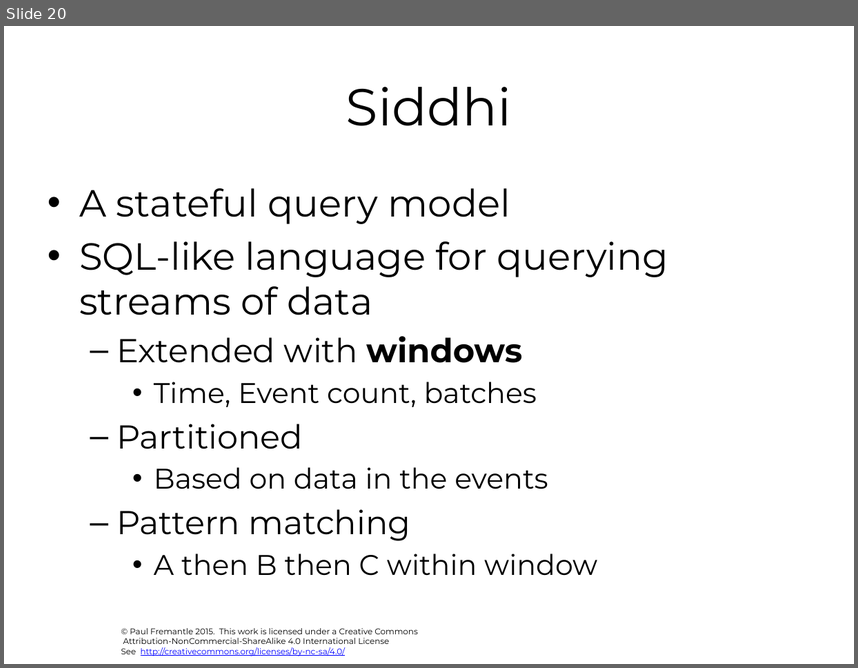
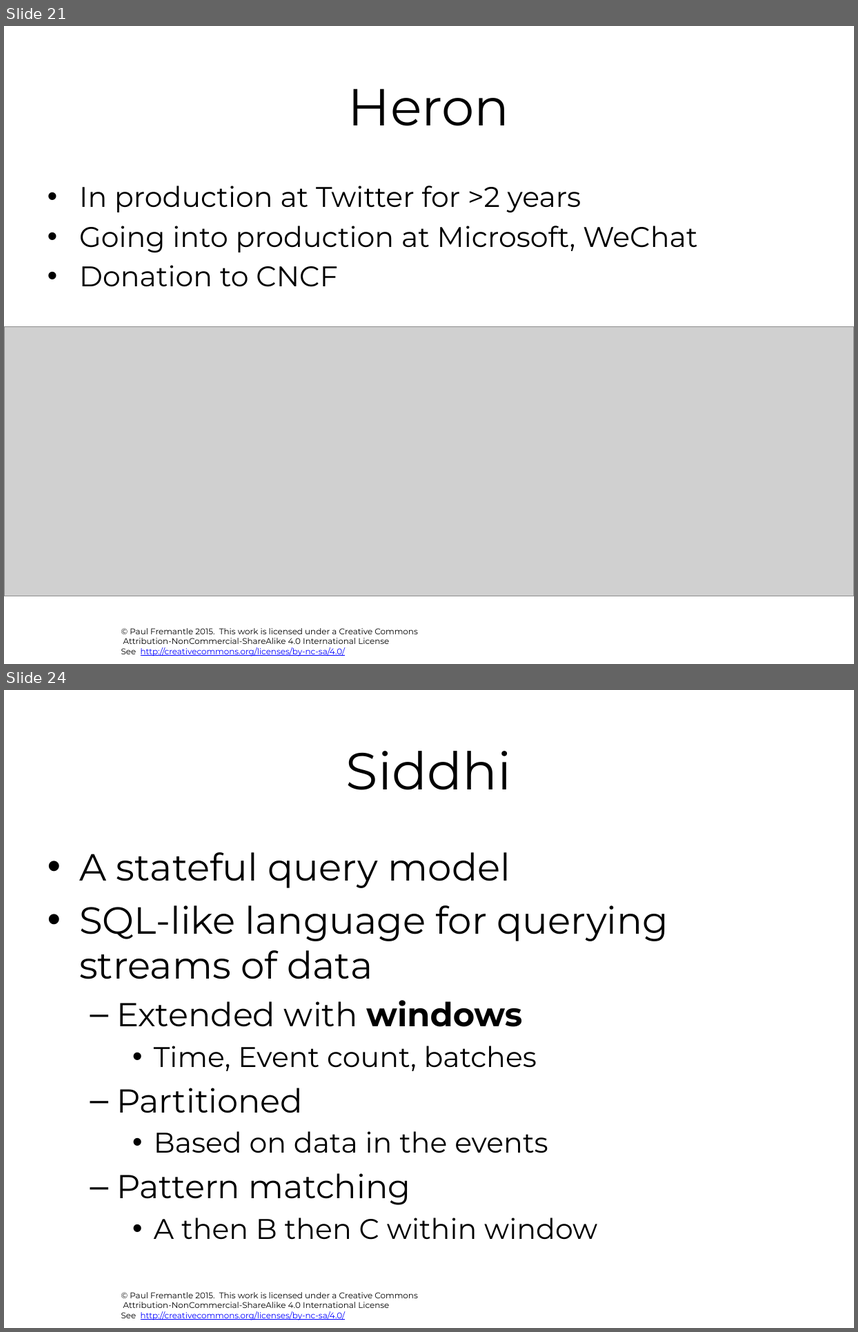
Before and after one commit to pzfreo/ox-clo, a slide deck: pres-source/11-realtime-bigdata.pptx. Shown one above the other, each under a label of ours: slide 20 before the commit, slides 21 and 24 after it; the slides between them are not shown. The pictures are 858x668 and 858x1332 pixels, drawn with LibreOffice and Linux fonts; fonts in the diff are those of the drawing; grey boxes stand for pictures; background and template pictures are left out. Boxes give left, top, right and bottom in pixels: in the first picture for what was removed or moved away, otherwise in the second. Text is boxed around its words. In the diff, an @@ line names an element or a change of style, - is before the commit and + after.

```diff
--- a/pres-source/11-realtime-bigdata.pptx
+++ b/pres-source/11-realtime-bigdata.pptx
@@ slide 21 added at <box>4,26,854,664</box>, background #FFFFFF; not listed: 1 template element that a slide beside it also shows @@
@@ title added at <box>348,89,510,126</box>, 44 pt, text #000000 @@
+Heron
@@ text added at <box>79,185,697,287</box>, 24 pt, text #000000 @@
+• In production at Twitter for >2 years
+• Going into production at Microsoft, WeChat
+• Donation to CNCF
@@ picture added at <box>4,327,854,595</box> @@
@@ what was slide 20 is now slide 24 @@
```
Also in this commit, not shown: 2 slides changed, 3 other slides added, 2 other files.
